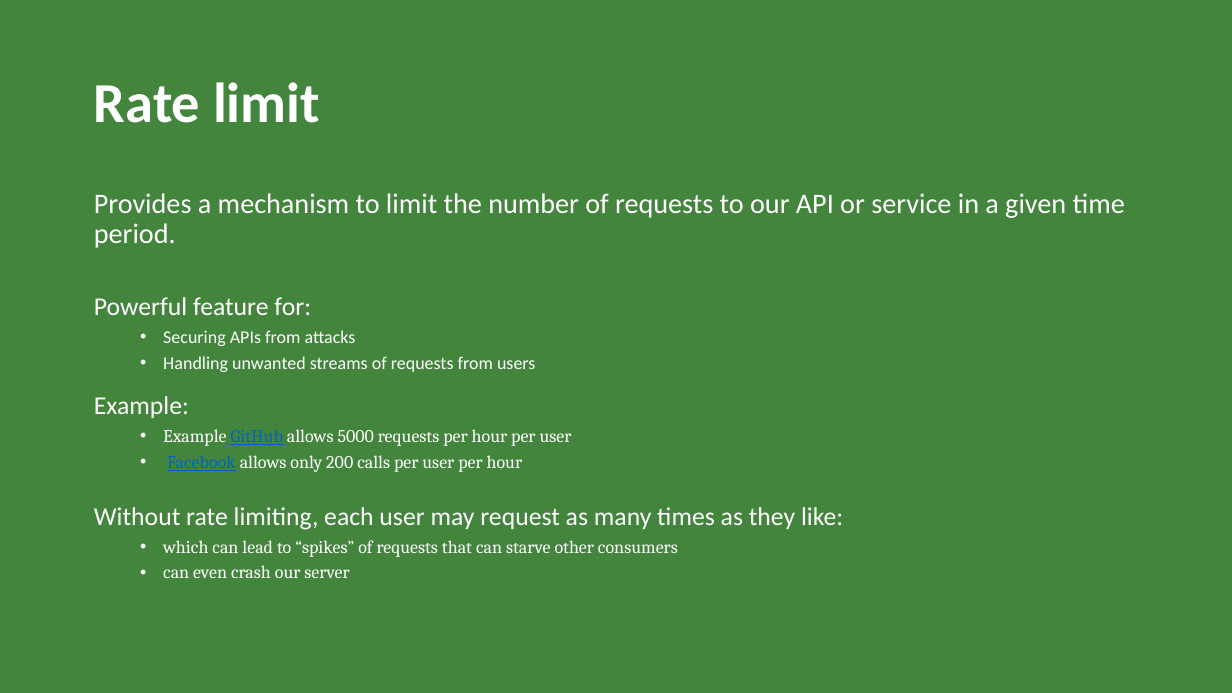
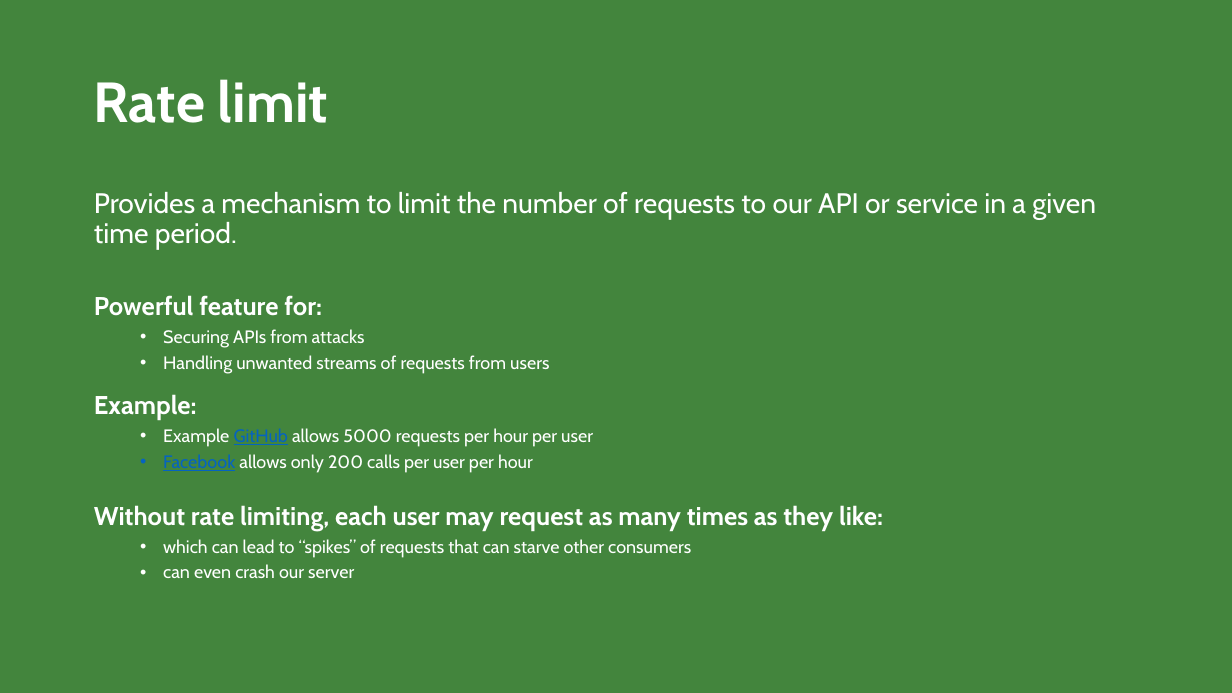
Before and after one commit to hamedhafezi/ppt, a slide deck: slide 2 of BK.pptx. Drawn at 1232x693 pixels with LibreOffice and Linux fonts; fonts in the diff are those of the drawing. Boxes give left, top, right and bottom in pixels: in the first picture for what was removed or moved away, otherwise in the second. Text is boxed around its words. In the diff, an @@ line names an element or a change of style, - is before the commit and + after.

Commit message:
Add rate limit algorithms

```diff
--- a/BK.pptx
+++ b/BK.pptx
@@ title "Rate limit" at (x1=94, y1=79, x2=328, y2=123): font Calibri to Cabin @@
@@ text "Provides a mechanism to limit ..." at (x1=94, y1=192, x2=1096, y2=250): font Calibri to Cabin @@
@@ text "Powerful feature for:" at (x1=94, y1=295, x2=549, y2=374): font Calibri to Cabin; bold on in "Powerful feature for:" @@
@@ text "Example:" at (x1=94, y1=394, x2=593, y2=473): font Calibri to Cabin, bold on in "Example:"; font Cambria to Cabin @@
@@ text "Without rate limiting, each user ..." at (x1=94, y1=505, x2=883, y2=578): font Calibri to Cabin, bold on in "Without rate limiting, each user may request ..."; font Cambria to Cabin in "which can lead to “spikes” of requests ...", "can even crash our server" @@
```
Also in this commit, not shown: 4 other slides changed, 4 slides added.
